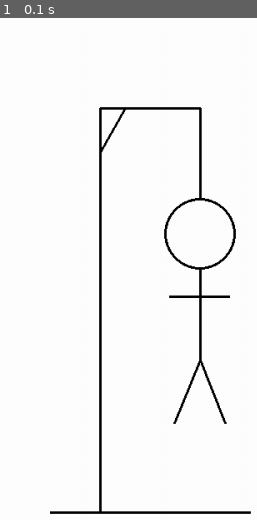
Above: before the commit, frame 1.
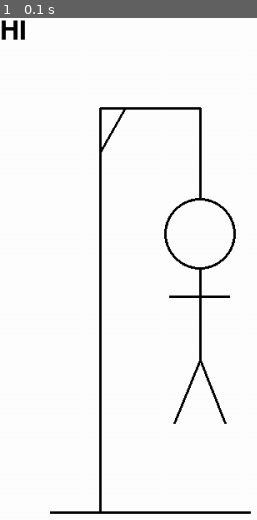
Above: after the commit, the same moment.

Repository: dcarello/CreateTask
Game: pygame game, started from hangman_pygame.py
The game is run twice, just before and just after one commit, with the same random seed, the same clock (stepped at 60 frames per second) and the same inputs.
Inputs:
- Up to frame 1 (0.1 s): no input

The runs differ from the first frame. In frame 1, 0.3% of the frame differs, in the area x 0-10%, y 0-5%.

Commit message:
Finalized hangman.py

Diff:
--- a/hangman.py
+++ b/hangman.py
@@ -55,7 +55,6 @@
         while self.chances != 0 and win != True:
             print(self.hidden_word)
             print(f"Number of Chances: {self.chances}")
-            # print(key_word)
             letter_guess = self.user_guess(used_letters)
             used_letters.append(letter_guess)
             print(used_letters)
--- a/hangman_pygame.py
+++ b/hangman_pygame.py
@@ -1,6 +1,8 @@
 import pygame
 from pygame.locals import *
+import random
 
+pygame.init()
 screen_width = 1080
 screen_height = 1080
 screen = pygame.display.set_mode([screen_width, screen_height])
@@ -65,7 +67,31 @@
     pygame.draw.line(screen, black, (screen_width / 4.5, screen_height / 3.2258064516),
                      (screen_width / 3.9130434783, screen_height / 3.2258064516), 3)
 
+    words = "HI"
+    font = pygame.font.Font('freesansbold.ttf', 32)
+    text = font.render(words, True, black)
+    screen.blit(text, (0, 0))
+
     pygame.display.update()
+
+
+def random_word(self):
+    words = []
+    # opens the file with all the words and puts it in an array
+    f = open("wordList.txt", "r")
+    for line in f:
+        words.append(line[:-1])
+    f.close
+    # returns a random word from the array
+    return random.choice(words)
+
+
+def hide_word(self, key_word):
+    hidden_word = ""
+    # for each letter in the key word it puts an underscore and a space for readability
+    for letter in key_word:
+        hidden_word = hidden_word + '*'
+    return hidden_word
 
 
 def main():
--- /dev/null
+++ b/pygame_hangman.py
@@ -0,0 +1,150 @@
+import random
+import pygame
+
+from hangman_pygame import draw_window
+
+
+class Hangman:
+    def init(self):
+        pygame.init()
+        # Try to stick with screen size (1000, 1000)
+        self.screen_width = 1000
+        self.screen_height = 1000
+        self.screen = pygame.display.set_mode(
+            [self.screen_width, self.screen_height])
+        self.white = (255, 255, 255)
+        self.black = (0, 0, 0)
+
+    def draw_window(self):
+        self.screen.fill(self.white)
+
+        # with multiples
+        # Draws the hangman board
+        pygame.draw.line(self.screen, self.black, (self.screen_width / 18, self.screen_height / 1.818182),
+                         (self.screen_width / 3.6, self.screen_height / 1.818182), 3)
+        pygame.draw.line(self.screen, self.black, (self.screen_width / 9, self.screen_height / 1.818182),
+                         (self.screen_width / 9, self.screen_height / 10), 3)
+        pygame.draw.line(self.screen, self.black, (self.screen_width / 9, self.screen_height / 10),
+                         (self.screen_width / 4.5, self.screen_height / 10), 3)
+        pygame.draw.line(self.screen, self.black, (self.screen_width / 4.5, self.screen_height / 10),
+                         (self.screen_width / 4.5, self.screen_height / 5), 3)
+        pygame.draw.line(self.screen, self.black, (self.screen_width / 9, self.screen_height / 6.6666667),
+                         (self.screen_width / 7.2, self.screen_height / 10), 3)
+
+        # The hangman person
+        # head
+        pygame.draw.circle(self.screen, self.black, (self.screen_width / 4.5,
+                                                     self.screen_height / 4.1666667), self.screen_height / 25, 3)
+        # body
+        pygame.draw.line(self.screen, self.black, (self.screen_width / 4.5, self.screen_height / 3.5714285714),
+                         (self.screen_width / 4.5, self.screen_height / 2.6315789474), 3)
+        # left leg
+        pygame.draw.line(self.screen, self.black, (self.screen_width / 4.5, self.screen_height / 2.6315789474),
+                         (self.screen_width / 5.1428571429, self.screen_height / 2.22222222), 3)
+        # right leg
+        pygame.draw.line(self.screen, self.black, (self.screen_width / 4.5, self.screen_height / 2.6315789474),
+                         (self.screen_width / 4, self.screen_height / 2.22222222), 3)
+        # left arm
+        pygame.draw.line(self.screen, self.black, (self.screen_width / 4.5, self.screen_height / 3.2258064516),
+                         (self.screen_width / 5.2941176471, self.screen_height / 3.2258064516), 3)
+        # right arm
+        pygame.draw.line(self.screen, self.black, (self.screen_width / 4.5, self.screen_height / 3.2258064516),
+                         (self.screen_width / 3.9130434783, self.screen_height / 3.2258064516), 3)
+
+        # Hidden word on the screen
+        font = pygame.font.SysFont('comicsans', 90)
+        Hidden_Word = font.render(self.hidden_word, 1, self.black)
+        self.screen.blit(Hidden_Word, (self.screen_width /
+                         2.3529411765, self.screen_height / 2))
+
+        font = pygame.font.SysFont('comicsans', 90)
+        Chances = font.render(self.chances, 1, self.black)
+        self.screen.blit(Chances, (550, 250))
+
+        pygame.display.update()
+
+    def random_word(self):
+        words = []
+        # opens the file with all the words and puts it in an array
+        f = open("wordList.txt", "r")
+        for line in f:
+            words.append(line[:-1])
+        f.close
+        # returns a random word from the array
+        return random.choice(words)
+
+    def hide_word(self, key_word):
+        hidden_word = ""
+        # for each letter in the key word it puts an underscore and a space for readability
+        for letter in key_word:
+            hidden_word = hidden_word + '*'
+        return hidden_word
+
+    # Gets a letter from the user and makes sure it is a valid letter.
+    def user_guess(self, used_letters):
+        valid_input = False
+        while not valid_input:
+            letter_guess = input("What letter do you think is in the word: ")
+            if letter_guess.isalpha() and letter_guess not in used_letters and len(letter_guess) == 1:
+                valid_input = True
+        return letter_guess.lower()
+
+    # checks if the letter inputed by the user is in the hidden word if not removes a chance
+    def check_guess(self, letter_guess, key_word):
+        wrong_guess = True
+        for letter in range(len(key_word)):
+            if key_word[letter] == letter_guess:
+                self.hidden_word = self.hidden_word[:letter] + \
+                    letter_guess + self.hidden_word[letter + 1:]
+                wrong_guess = False
+        if wrong_guess == True:
+            self.chances = self.chances - 1
+        font = pygame.font.SysFont('comicsans', 60)
+        text = font.render(self.hidden_word, 1, self.black)
+        self.screen.blit(text, (0, 0))
+        pygame.display.update()
+        return
+
+    def check_win(self):
+        if '*' not in self.hidden_word:
+            return True
+
+    def main(self):
+        self.init()
+        # initializes variables
+        self.chances = 6
+        used_letters = []
+        key_word = self.random_word()
+        self.hidden_word = self.hide_word(key_word)
+        # Starts running the pygame window
+        win = False
+        # Runs through the game while the user hasn't won or chances doesn't equal 0
+        while self.chances != 0 and win != True:
+            run = True
+            while run:
+                for event in pygame.event.get():
+                    if event.type == pygame.QUIT:
+                        run = False
+                self.draw_window()
+                # self.display_word()
+            pygame.quit()
+            print(self.hidden_word)
+            print(f"Number of Chances: {self.chances}")
+            # print(key_word)
+            letter_guess = self.user_guess(used_letters)
+            used_letters.append(letter_guess)
+            print(used_letters)
+            self.check_guess(letter_guess, key_word)
+            win = self.check_win()
+        if self.chances == 0:
+            print(f"The word was {key_word}.")
+            print("Nice try please play again.")
+            return 0
+        elif win == True:
+            print("Congrats you won!!!")
+            return 0
+
+
+if __name__ == "__main__":
+    engine = Hangman()
+    engine.main()
Not shown, changed: .gitignore
